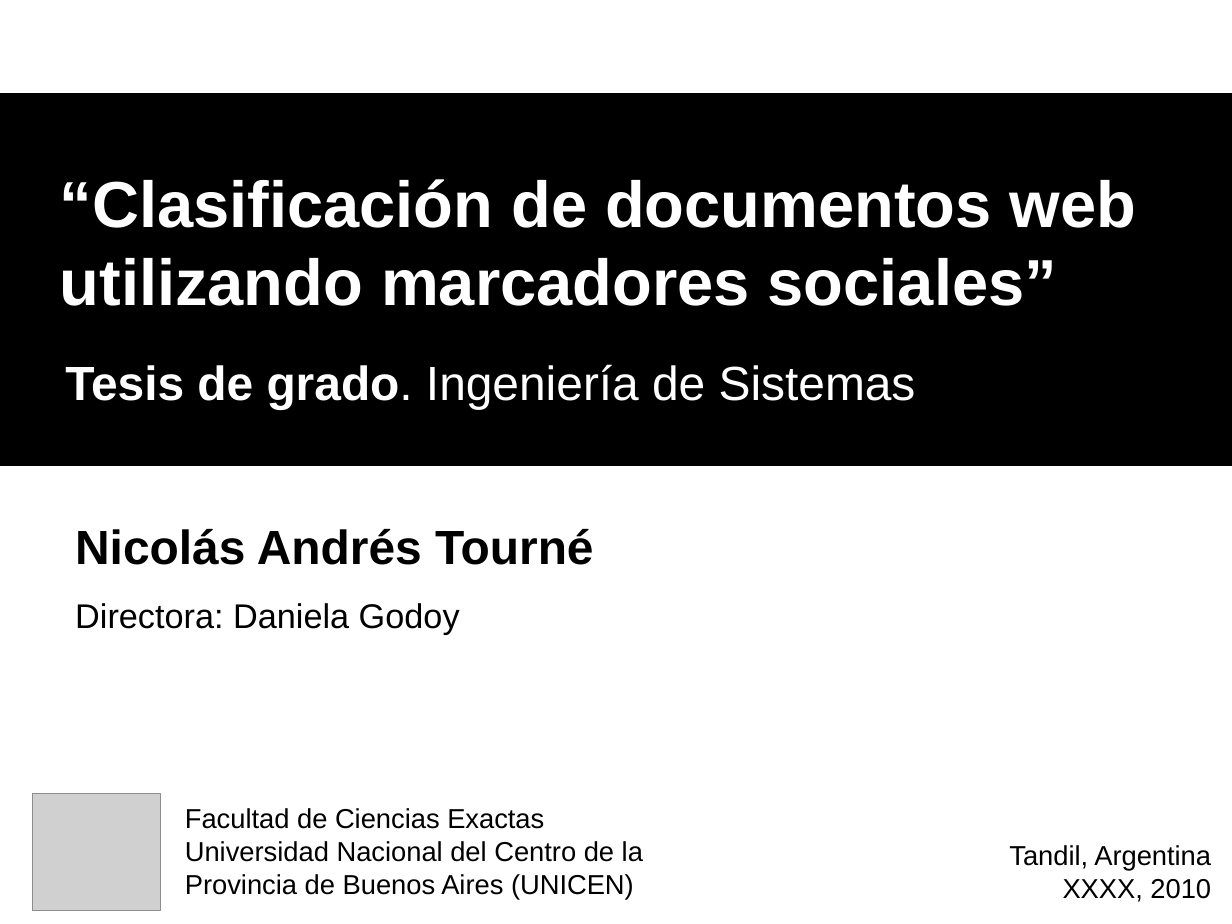
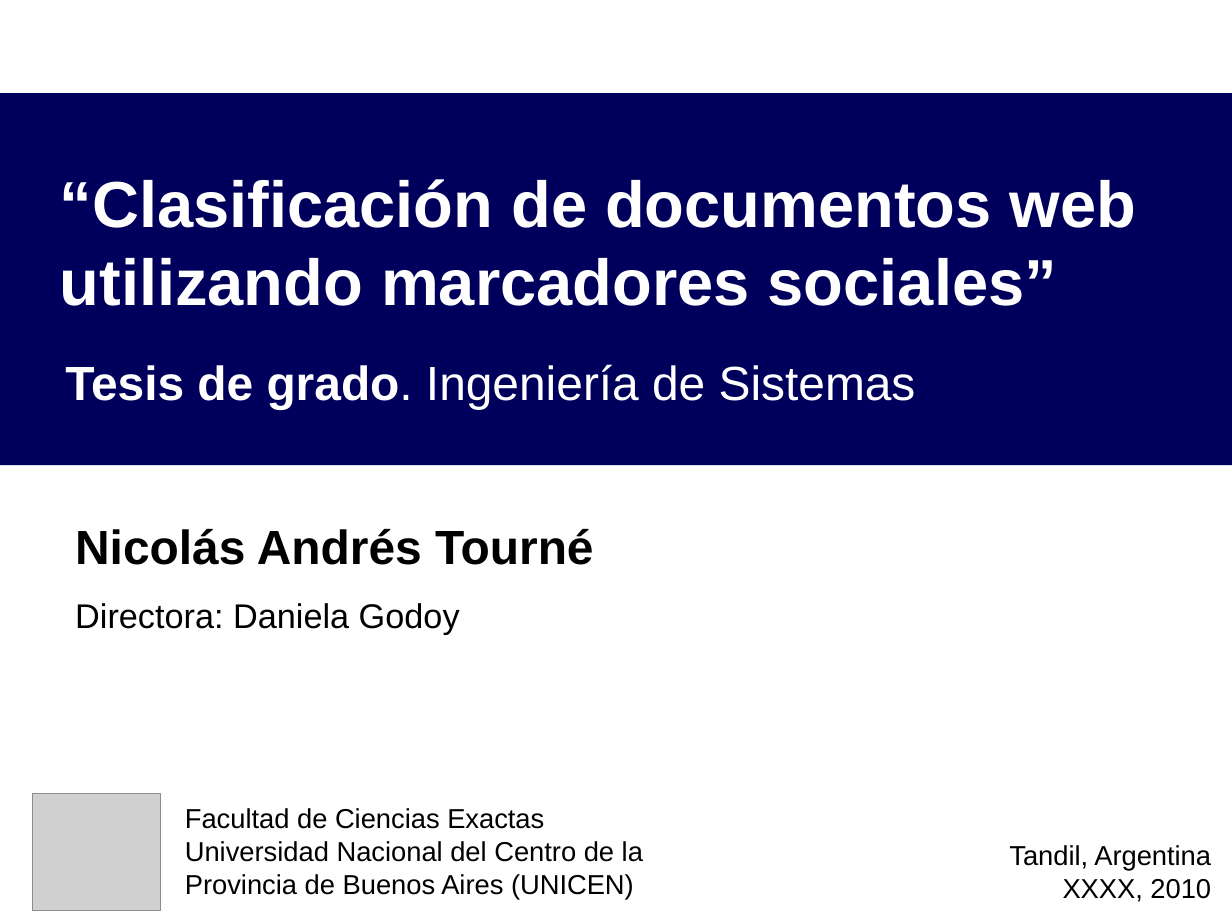
Before and after one commit to ak907kenai/nicotournetesis, a slide deck: slide 1 of docs_trunk/Nicolás Tourné - Presentación Tesis (v1).ppt. Drawn at 1232x924 pixels with LibreOffice and Linux fonts; fonts in the diff are those of the drawing; grey boxes stand for pictures. Boxes give left, top, right and bottom in pixels: in the first picture for what was removed or moved away, otherwise in the second. Text is boxed around its words. In the diff, an @@ line names an element or a change of style, - is before the commit and + after.

```diff
--- a/docs_trunk/Nicolás Tourné - Presentación Tesis (v1).ppt
+++ b/docs_trunk/Nicolás Tourné - Presentación Tesis (v1).ppt
@@ rectangle at [0,94,1232,466]: fill #000000 to #00005C; outline #000000 0.74 pt to none @@
```
Also in this commit, not shown: 5 other slides changed, 17 slides added, 2 other files.
